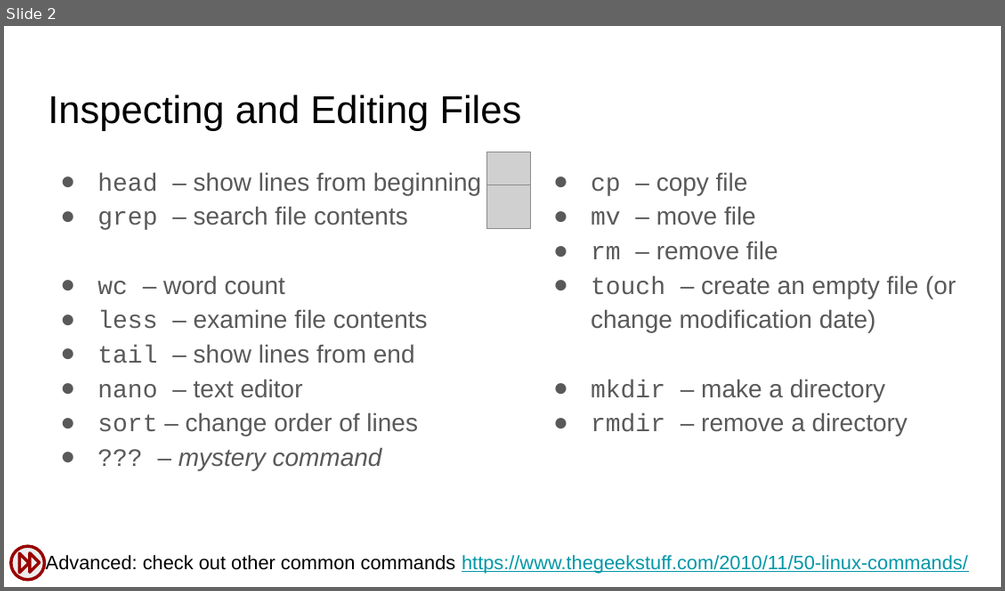
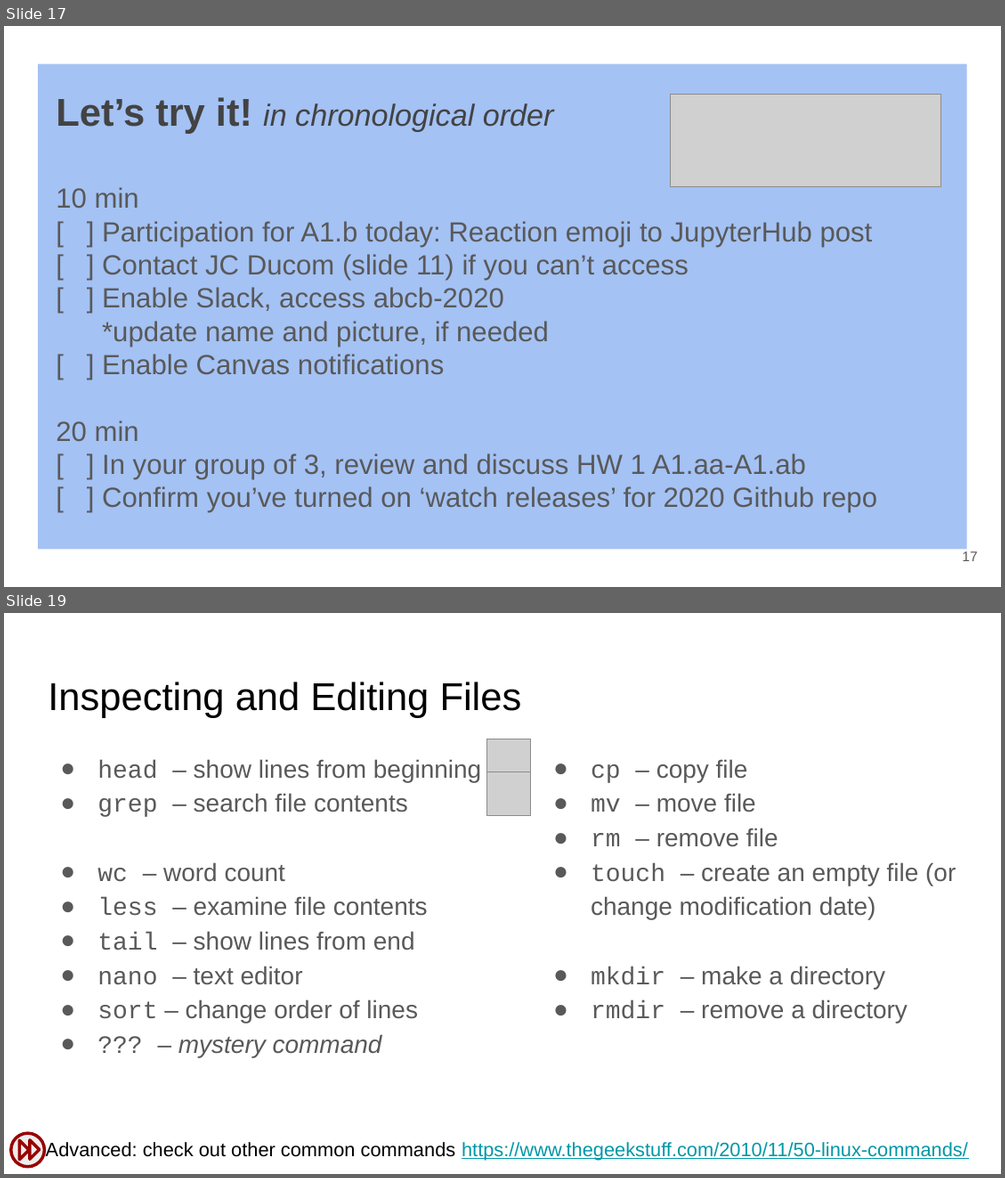
Before and after one commit to SuLab/Applied-Bioinformatics, a slide deck: Lectures/A1.b_Bash-redirections-pipes.pptx. Shown one above the other, each under a label of ours: slide 2 before the commit, slides 17 and 19 after it; the slides between them are not shown. The pictures are 1005x591 and 1005x1178 pixels, drawn with LibreOffice and Linux fonts; fonts in the diff are those of the drawing; grey boxes stand for pictures. Boxes give left, top, right and bottom in pixels: in the first picture for what was removed or moved away, otherwise in the second. Text is boxed around its words. In the diff, an @@ line names an element or a change of style, - is before the commit and + after.

```diff
--- a/Lectures/A1.b_Bash-redirections-pipes.pptx
+++ b/Lectures/A1.b_Bash-redirections-pipes.pptx
@@ slide 17 added at (x1=4, y1=26, x2=1001, y2=587), background #FFFFFF @@
@@ rectangle added at (x1=38, y1=64, x2=967, y2=549), fill #A4C2F4 @@
@@ title added at (x1=56, y1=97, x2=877, y2=513), 20 pt, text #595959 @@
+Let’s try it! in chronological order
+10 min
+[ ] Participation for A1.b today: Reaction emoji to JupyterHub post
+[ ] Contact JC Ducom (slide 11) if you can’t access
+[ ] Enable Slack, access abcb-2020
+*update name and picture, if needed
+[ ] Enable Canvas notifications
+20 min
+[ ] In your group of 3, review and discuss HW 1 A1.aa-A1.ab
+[ ] Confirm you’ve turned on ‘watch releases’ for 2020 Github repo
@@ picture added at (x1=670, y1=94, x2=941, y2=186) @@
@@ page number added at (x1=962, y1=551, x2=977, y2=561), 10 pt, text #595959 @@
+17
@@ what was slide 2 is now slide 19 @@
```
Also in this commit, not shown: 1 slide changed, 17 other slides added, 1 slide removed.
